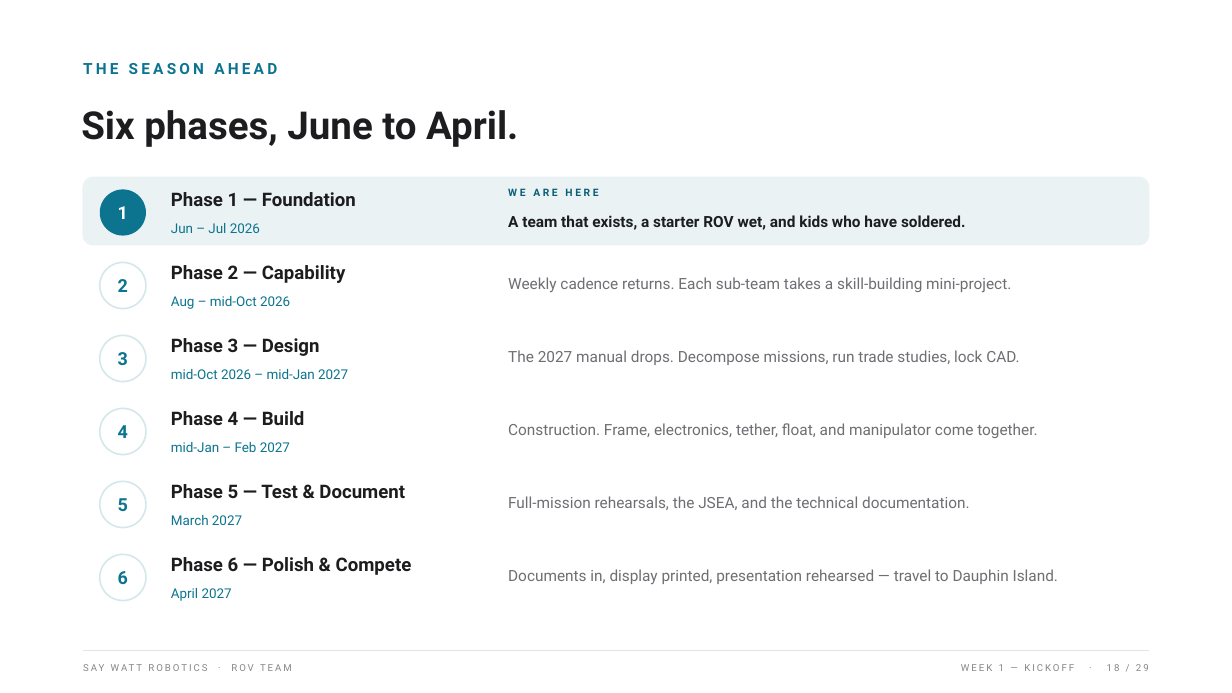
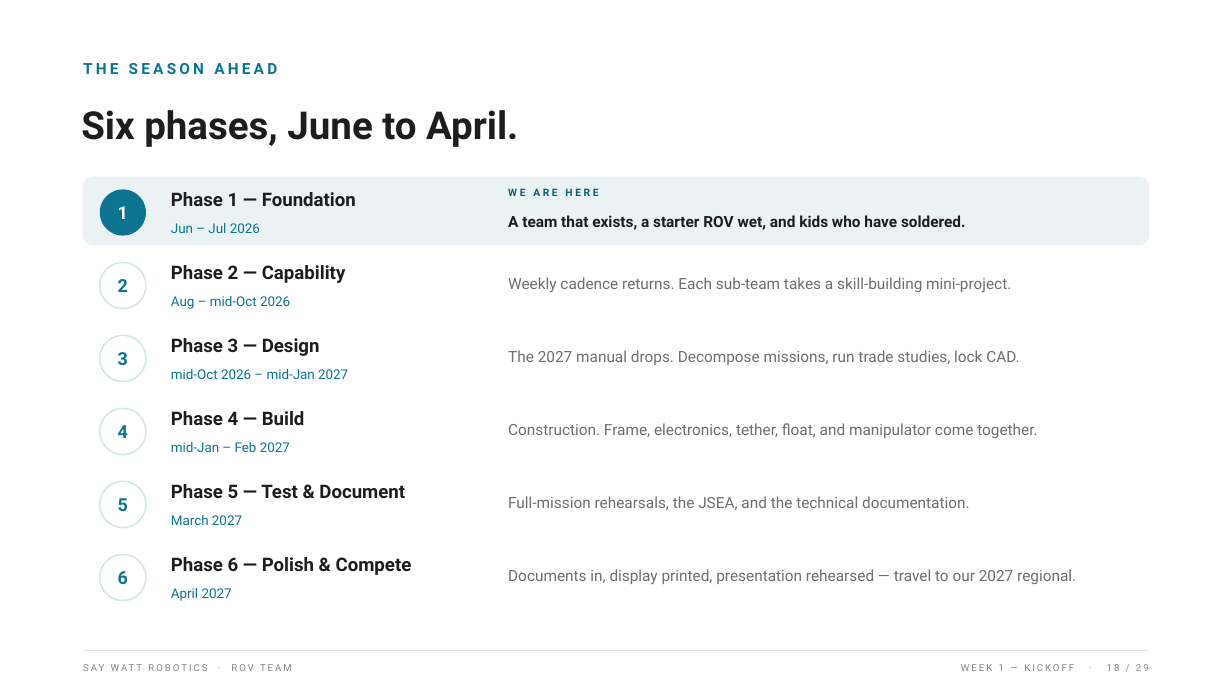
Before and after one commit to SayWattRobotics/SayWattRobotics.github.io, a slide deck: slide 18 of Classes/Phase 1/1.1 Kickoff - Slides.pptx. Drawn at 1232x693 pixels with LibreOffice and Linux fonts; fonts in the diff are those of the drawing. Boxes give left, top, right and bottom in pixels: in the first picture for what was removed or moved away, otherwise in the second. Text is boxed around its words. In the diff, an @@ line names an element or a change of style, - is before the commit and + after.

```diff
--- a/Classes/Phase 1/1.1 Kickoff - Slides.pptx
+++ b/Classes/Phase 1/1.1 Kickoff - Slides.pptx
@@ text at bbox=[508, 569, 1076, 584]: text changed @@
-Documents in, display printed, presentation rehearsed — travel to Dauphin Island.
+Documents in, display printed, presentation rehearsed — travel to our 2027 regional.
```
Also in this commit, not shown: 1 other slide changed, 10 other files.
